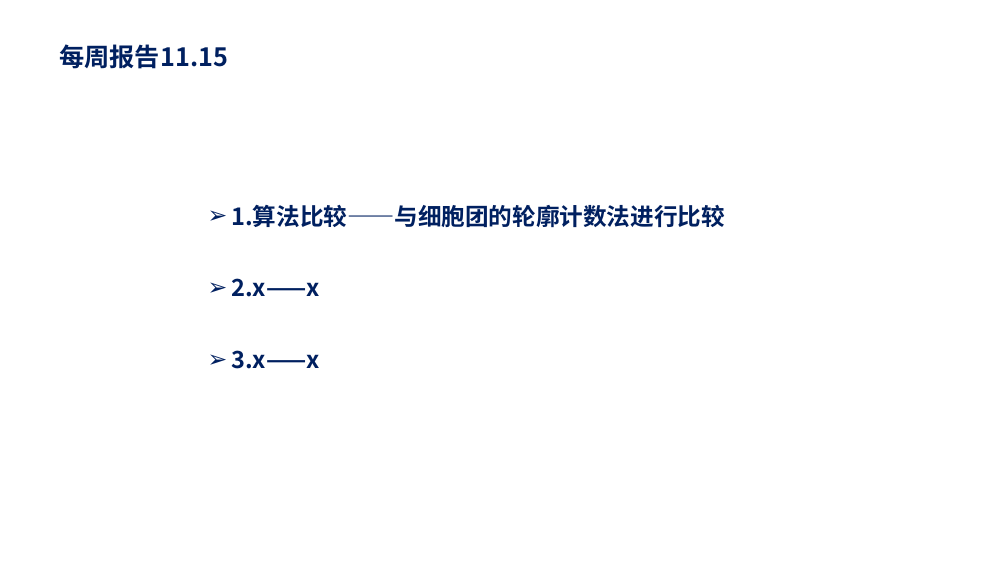
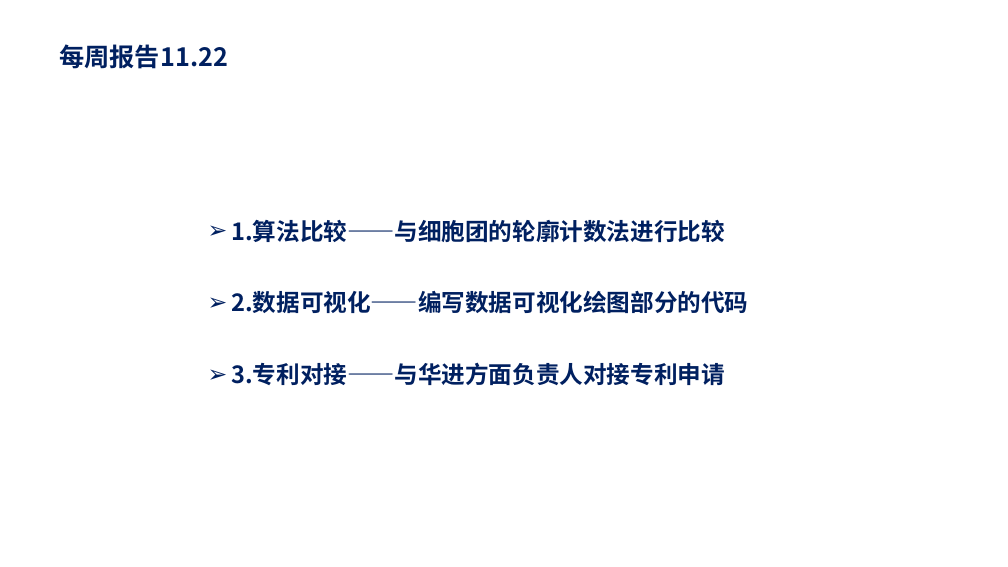
Before and after one commit to Humble-Engineer/Reports, a slide deck: slide 1 of 2024年/周报20241122.pptx. Drawn at 1008x567 pixels with LibreOffice and Linux fonts; fonts in the diff are those of the drawing. Boxes give left, top, right and bottom in pixels: in the first picture for what was removed or moved away, otherwise in the second. Text is boxed around its words. In the diff, an @@ line names an element or a change of style, - is before the commit and + after.

Commit message:
20241122

```diff
--- a/2024年/周报20241122.pptx
+++ b/2024年/周报20241122.pptx
@@ text at [59,44,228,69]: text changed @@
-每周报告11.15
+每周报告11.22
@@ text "1.算法比较——与细胞团的轮廓计数法进行比较": place and size @@
-text "1.算法比较——与细胞团的轮廓计数法进行比较" at [231,205,725,227]
+text "1.算法比较——与细胞团的轮廓计数法进行比较" at [231,220,725,242]
@@ text at [231,291,748,313]: text changed @@
-➢ 2.x——x
+➢ 2.数据可视化——编写数据可视化绘图部分的代码
@@ text at [231,362,725,385]: text changed @@
-➢ 3.x——x
+➢ 3.专利对接——与华进方面负责人对接专利申请
```
Also in this commit, not shown: 1 other slide changed, 3 slides added, 2 slides removed.
